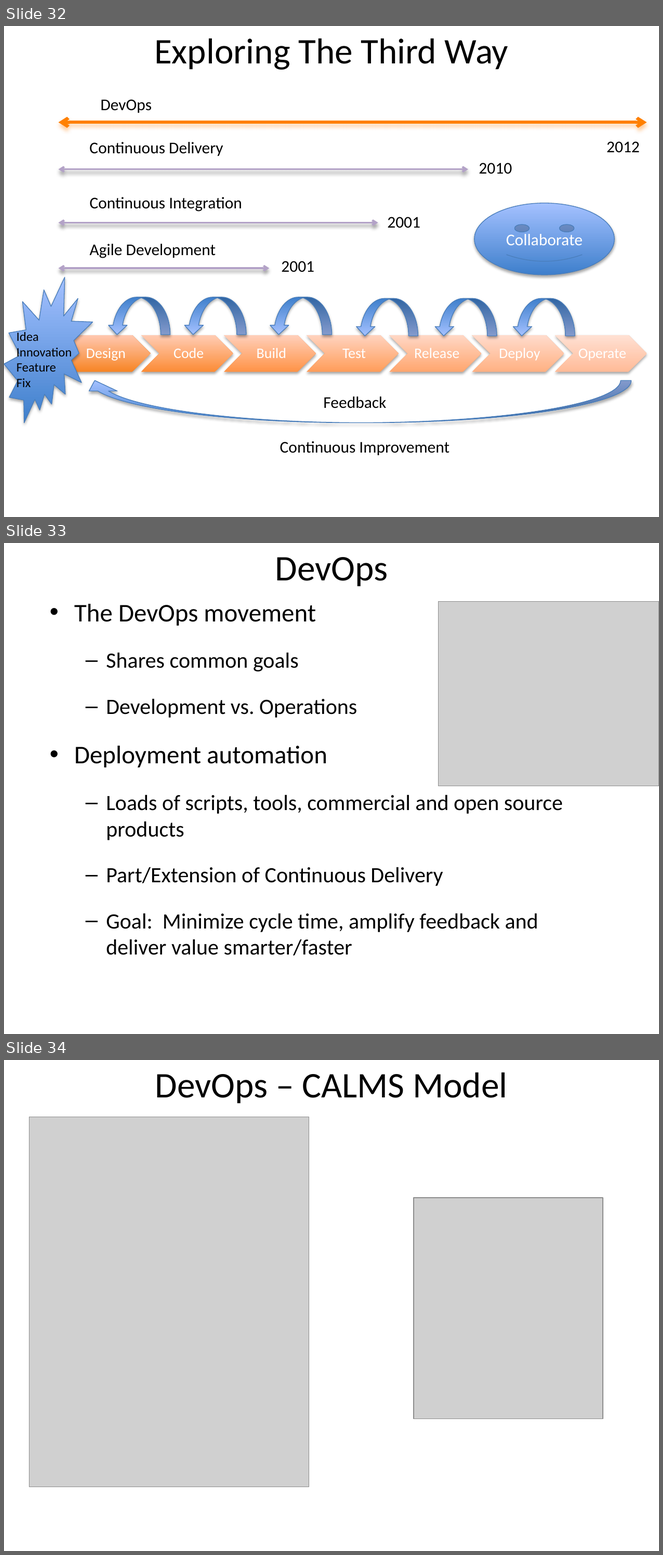
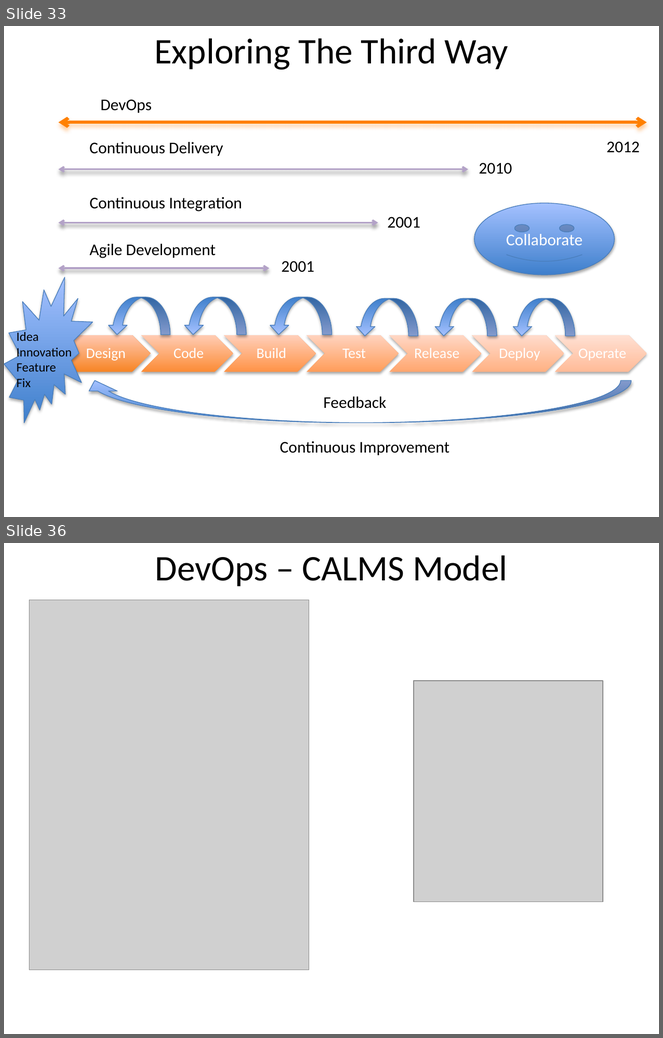
Before and after one commit to browngeek666/DevOpsPres, a slide deck: ALFDevOps.pptx. Shown one above the other, each under a label of ours: slides 32, 33 and 34 before the commit, slides 33 and 36 after it; the slides between them are not shown. The pictures are 663x1555 and 663x1038 pixels, drawn with LibreOffice and Linux fonts; fonts in the diff are those of the drawing; grey boxes stand for pictures. Boxes give left, top, right and bottom in pixels: in the first picture for what was removed or moved away, otherwise in the second. Text is boxed around its words. In the diff, an @@ line names an element or a change of style, - is before the commit and + after.

```diff
--- a/ALFDevOps.pptx
+++ b/ALFDevOps.pptx
@@ slide 33 removed at (x1=4, y1=543, x2=659, y2=1034), background #FFFFFF @@
@@ title removed at (x1=275, y1=557, x2=388, y2=587) @@
-DevOps
@@ text removed at (x1=74, y1=604, x2=563, y2=956) @@
-• The DevOps movement
-  – Shares common goals
-  – Development vs. Operations
-• Deployment automation
-  – Loads of scripts, tools, commercial and open source products
-  – Part/Extension of Continuous Delivery
-  – Goal: Minimize cycle time, amplify feedback and deliver value smarter/faster
@@ picture removed at (x1=438, y1=602, x2=659, y2=786) @@
@@ what was slide 32 is now slide 33 @@
@@ what was slide 34 is now slide 36 @@
```
Also in this commit, not shown: 3 slides changed, 6 slides added, 3 other slides removed.
